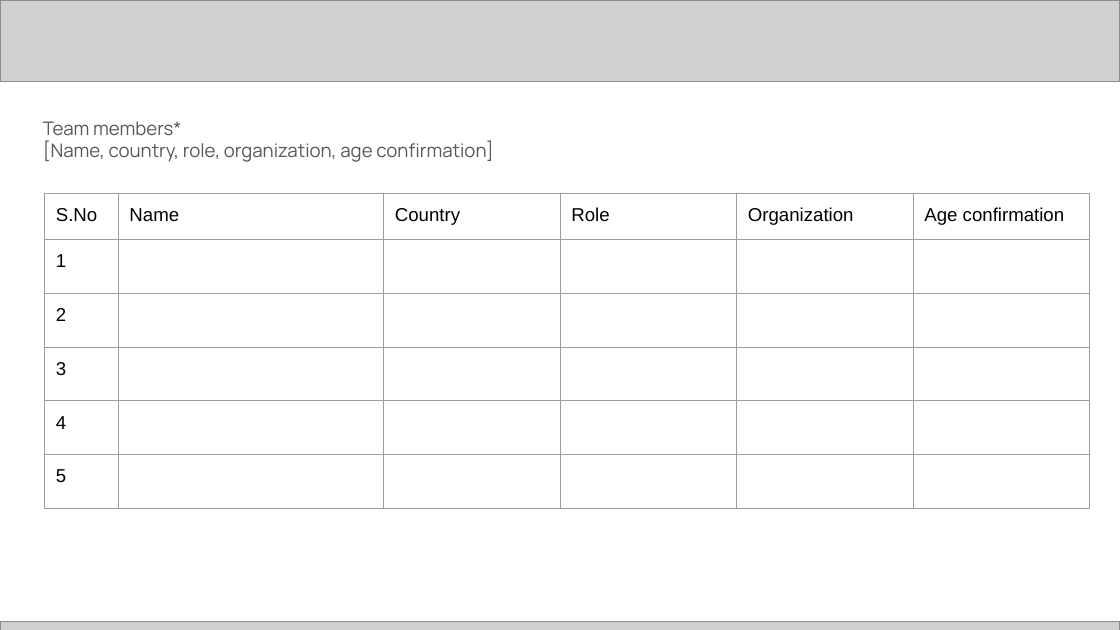
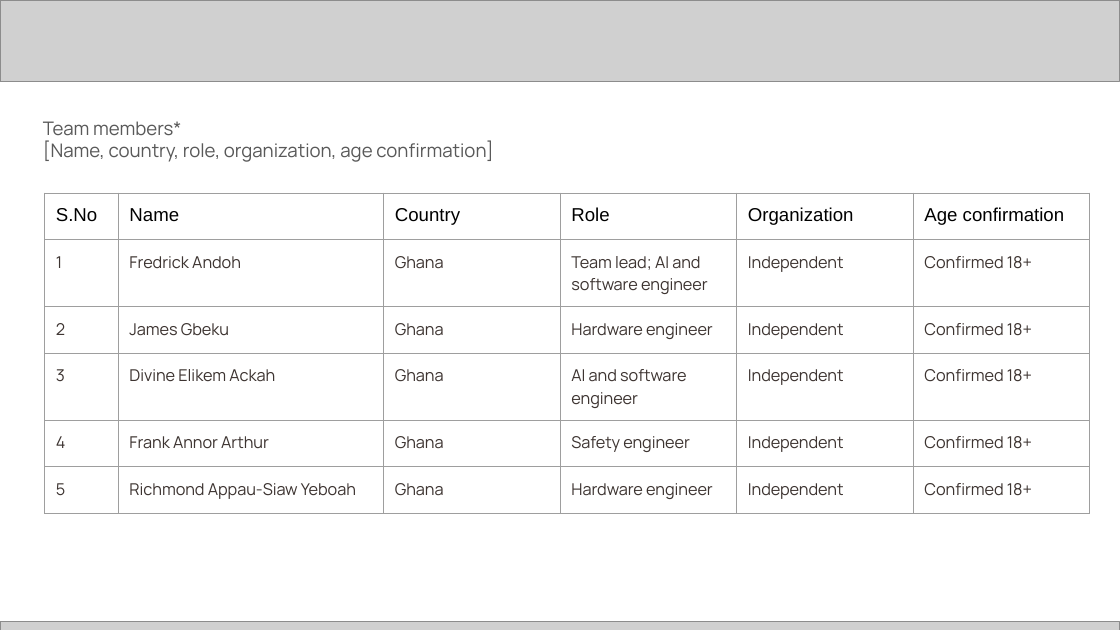
Before and after one commit to Fred-pounds/heatguard, a slide deck: slide 2 of docs/submission/HeatGuard_Submission.pptx. Drawn at 1120x630 pixels with LibreOffice and Linux fonts; fonts in the diff are those of the drawing; grey boxes stand for pictures. Boxes give left, top, right and bottom in pixels: in the first picture for what was removed or moved away, otherwise in the second. Text is boxed around its words. In the diff, an @@ line names an element or a change of style, - is before the commit and + after.

```diff
--- a/docs/submission/HeatGuard_Submission.pptx
+++ b/docs/submission/HeatGuard_Submission.pptx
@@ table at (45,193,1092,560) @@
-row 2: 1 |  |  |  |  | 
+row 2: 1 | Fredrick Andoh | Ghana | Team lead; AI and software engineer | Independent | Confirmed 18+
-row 3: 2 |  |  |  |  | 
+row 3: 2 | James Gbeku | Ghana | Hardware engineer | Independent | Confirmed 18+
-row 4: 3 |  |  |  |  | 
+row 4: 3 | Divine Elikem Ackah | Ghana | AI and software engineer | Independent | Confirmed 18+
-row 5: 4 |  |  |  |  | 
+row 5: 4 | Frank Annor Arthur | Ghana | Safety engineer | Independent | Confirmed 18+
-row 6: 5 |  |  |  |  | 
+row 6: 5 | Richmond Appau-Siaw Yeboah | Ghana | Hardware engineer | Independent | Confirmed 18+
@@ size 12 to 10.5 pt, font Arial to Manrope, text colour #000000 to #3D3431 in "1", "2", "3", "4" and 1 more places @@
```
Also in this commit, not shown: 6 other slides changed, 5 other files.
